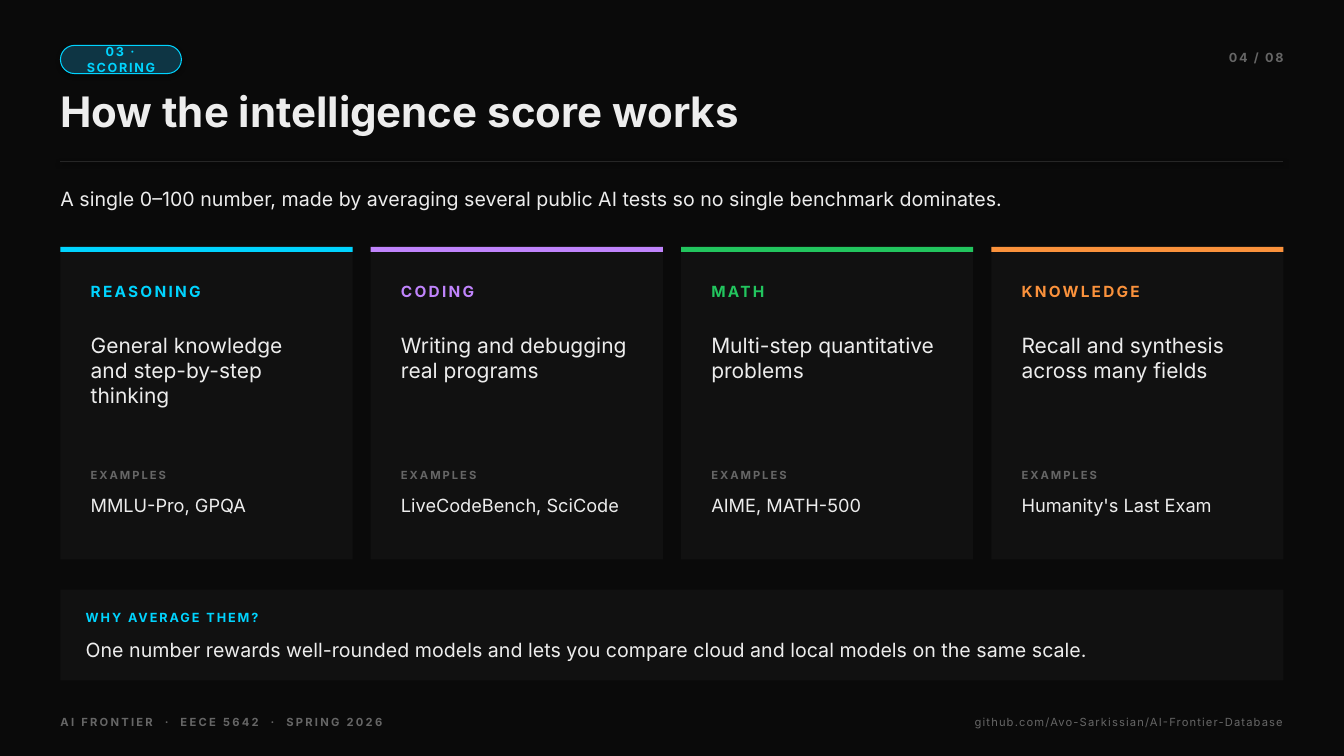
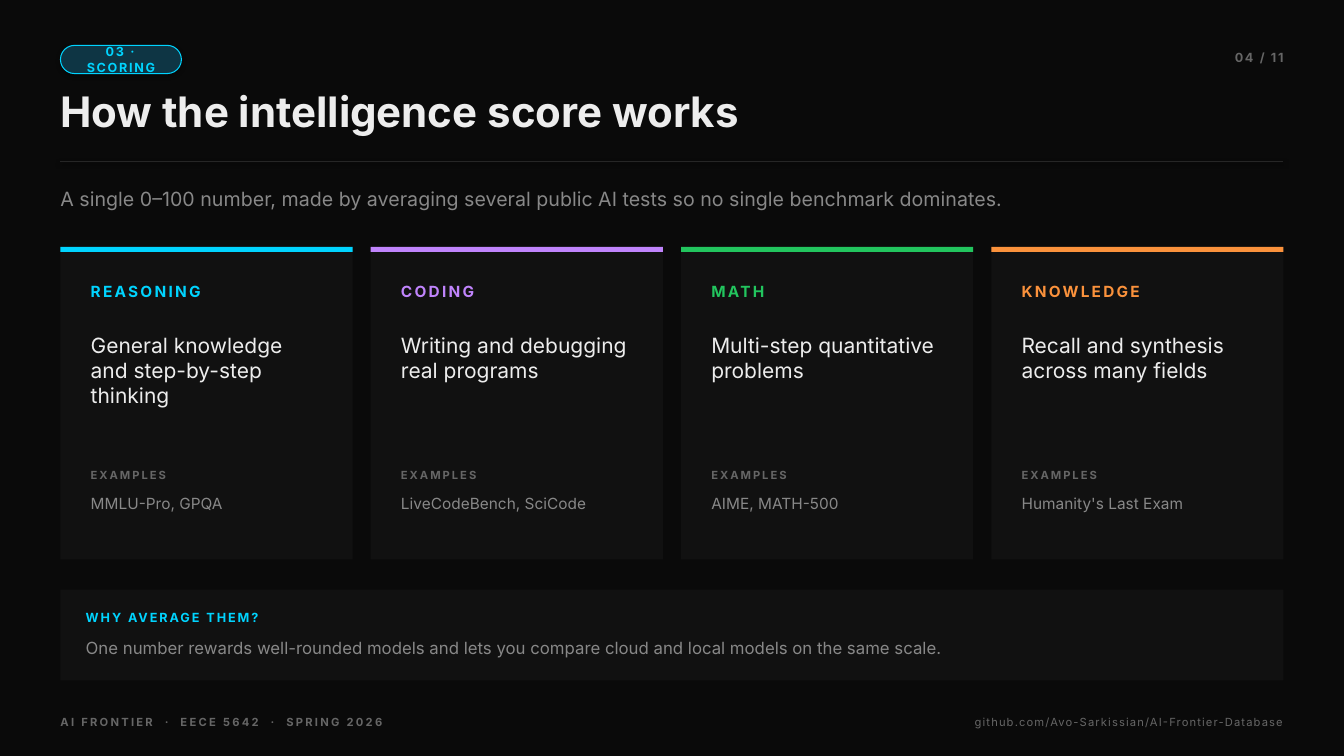
Before and after one commit to Avo-Sarkissian/AI-Frontier-Database, a slide deck: slide 4 of AI_Frontier_Presentation.pptx. Drawn at 1344x756 pixels with LibreOffice and Linux fonts; fonts in the diff are those of the drawing. Boxes give left, top, right and bottom in pixels: in the first picture for what was removed or moved away, otherwise in the second. Text is boxed around its words. In the diff, an @@ line names an element or a change of style, - is before the commit and + after.

```diff
--- a/AI_Frontier_Presentation.pptx
+++ b/AI_Frontier_Presentation.pptx
@@ text at box(1235, 53, 1284, 62): text changed @@
-04 / 08
+04 / 11
@@ text "A single 0–100 number, made ..." at box(60, 191, 1002, 210): text colour #EDEDED to #888888 @@
@@ size 13 to 11 pt, text colour #EDEDED to #888888 in 4 elements at box(91, 498, 222, 512), box(401, 497, 586, 512), box(711, 498, 838, 512), box(1022, 497, 1183, 512) @@
@@ text "One number rewards well-rounded models ..." at box(86, 642, 941, 658): size 14 to 12 pt, text colour #EDEDED to #888888 @@
```
Also in this commit, not shown: 7 other slides changed, 3 slides added, 2 other files.
